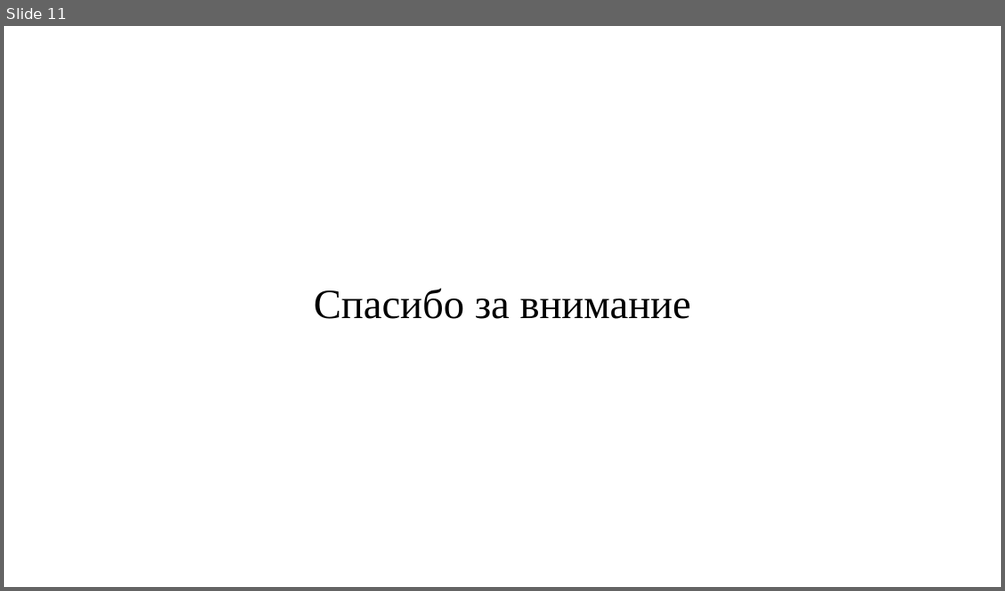
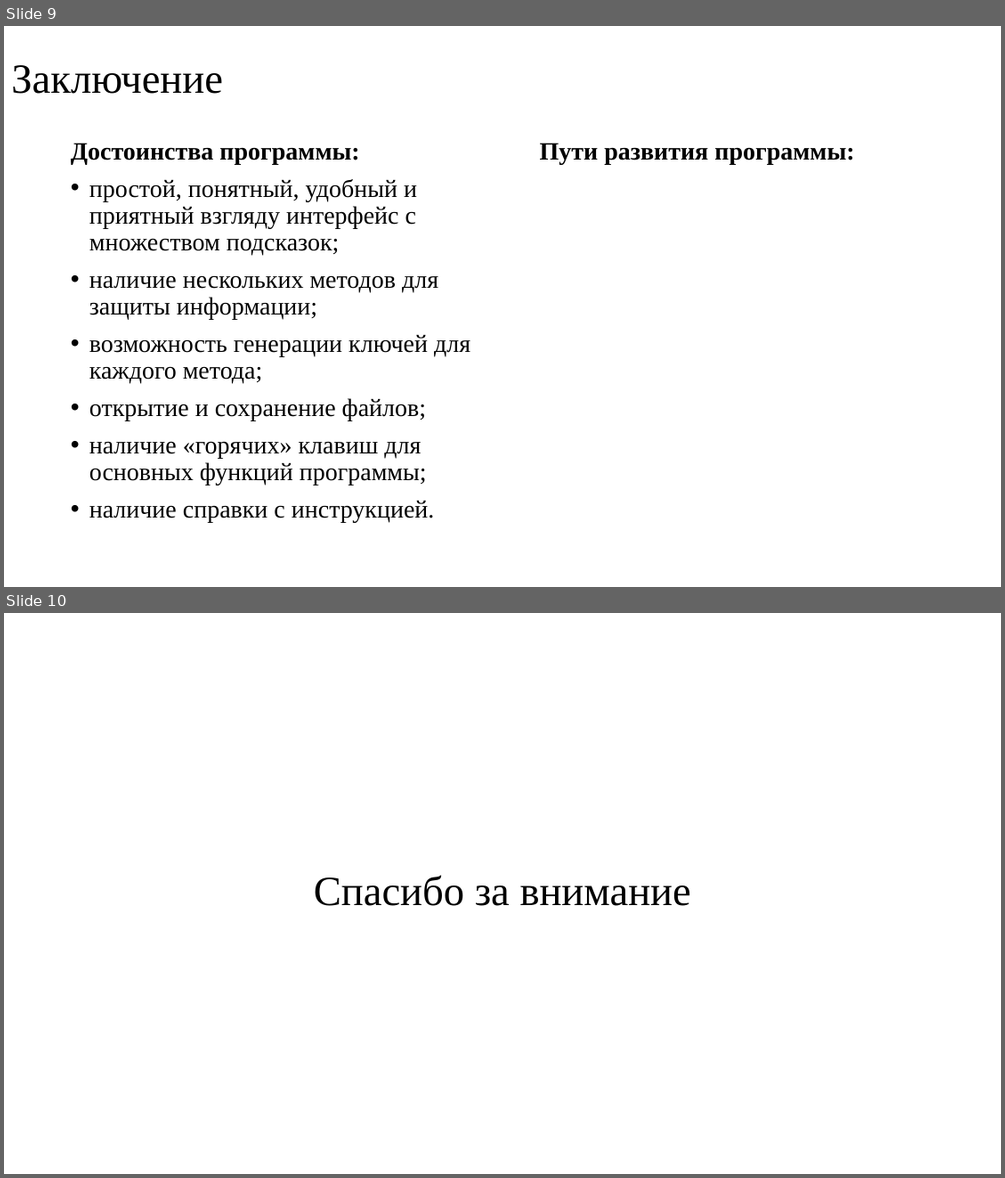
Before and after one commit to AlexeyChernikov/CryptographicApplication, a slide deck: Documentation/Презентация к защите.pptx. Shown one above the other, each under a label of ours: slide 11 before the commit, slides 9 and 10 after it. The pictures are 1005x591 and 1005x1178 pixels, drawn with LibreOffice and Linux fonts; fonts in the diff are those of the drawing. Boxes give left, top, right and bottom in pixels: in the first picture for what was removed or moved away, otherwise in the second. Text is boxed around its words. In the diff, an @@ line names an element or a change of style, - is before the commit and + after.

```diff
--- a/Documentation/Презентация к защите.pptx
+++ b/Documentation/Презентация к защите.pptx
@@ slide 9 added at (4, 26, 1001, 587), background #FFFFFF @@
@@ title added at (11, 65, 223, 94), 40 pt, text #000000 @@
+Заключение
@@ text added at (71, 143, 470, 523), 24 pt, text #000000 @@
+Достоинства программы:
+• простой, понятный, удобный и приятный взгляду интерфейс с множеством подсказок;
+• наличие нескольких методов для защиты информации;
+• возможность генерации ключей для каждого метода;
+• открытие и сохранение файлов;
+• наличие «горячих» клавиш для основных функций программы;
+• наличие справки с инструкцией.
@@ text added at (540, 143, 854, 164), 24 pt, text #000000, bold @@
+Пути развития программы:
@@ what was slide 11 is now slide 10 @@
```
Also in this commit, not shown: 1 slide changed, 1 other slide added, 3 slides removed.
